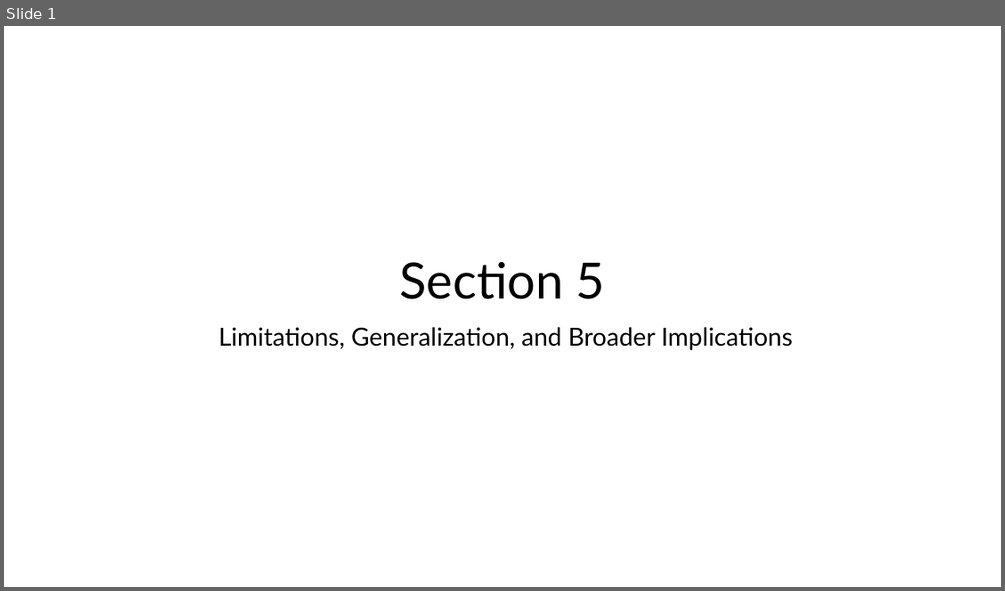
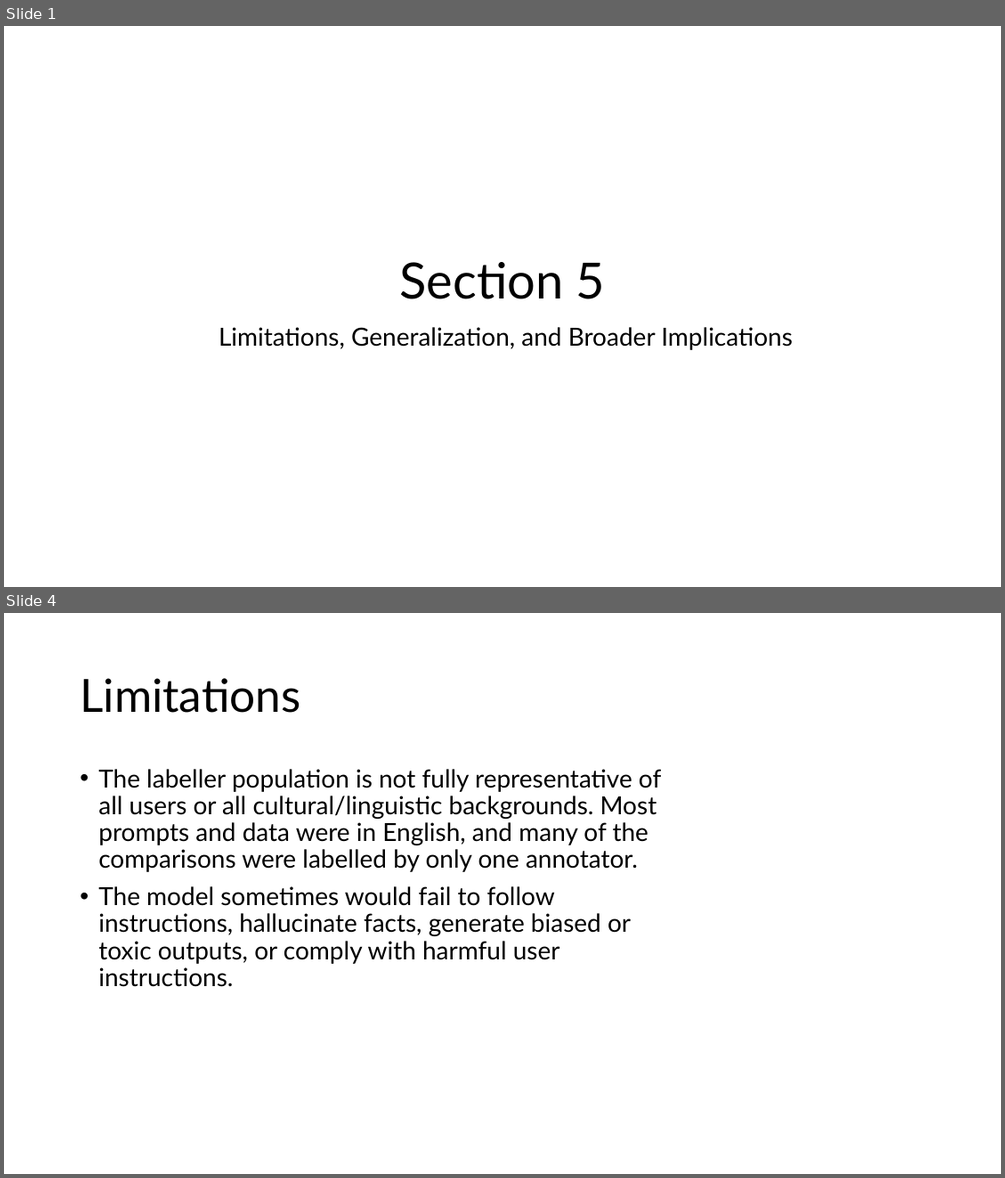
Before and after one commit to logus2k/genai_paper, a slide deck: section5/section5.pptx. Shown one above the other, each under a label of ours: slide 1 before the commit, slides 1 and 4 after it; the slides between them are not shown. The pictures are 1005x591 and 1005x1178 pixels, drawn with LibreOffice and Linux fonts; fonts in the diff are those of the drawing. Boxes give left, top, right and bottom in pixels: in the first picture for what was removed or moved away, otherwise in the second. Text is boxed around its words. In the diff, an @@ line names an element or a change of style, - is before the commit and + after.

```diff
--- a/section5/section5.pptx
+++ b/section5/section5.pptx
@@ slide 4 added at bbox=[4, 613, 1001, 1174], background #FFFFFF @@
@@ title added at bbox=[80, 678, 300, 713], 44 pt, text #000000 @@
+Limitations
@@ text added at bbox=[98, 769, 661, 987], 24 pt, text #000000 @@
+• The labeller population is not fully representative of all users or all cultural/linguistic backgrounds. Most prompts and data were in English, and many of the comparisons were labelled by only one annotator.
+• The model sometimes would fail to follow instructions, hallucinate facts, generate biased or toxic outputs, or comply with harmful user instructions.
```
Also in this commit, not shown: 4 other slides added, 1 slide removed, 1 other file.
